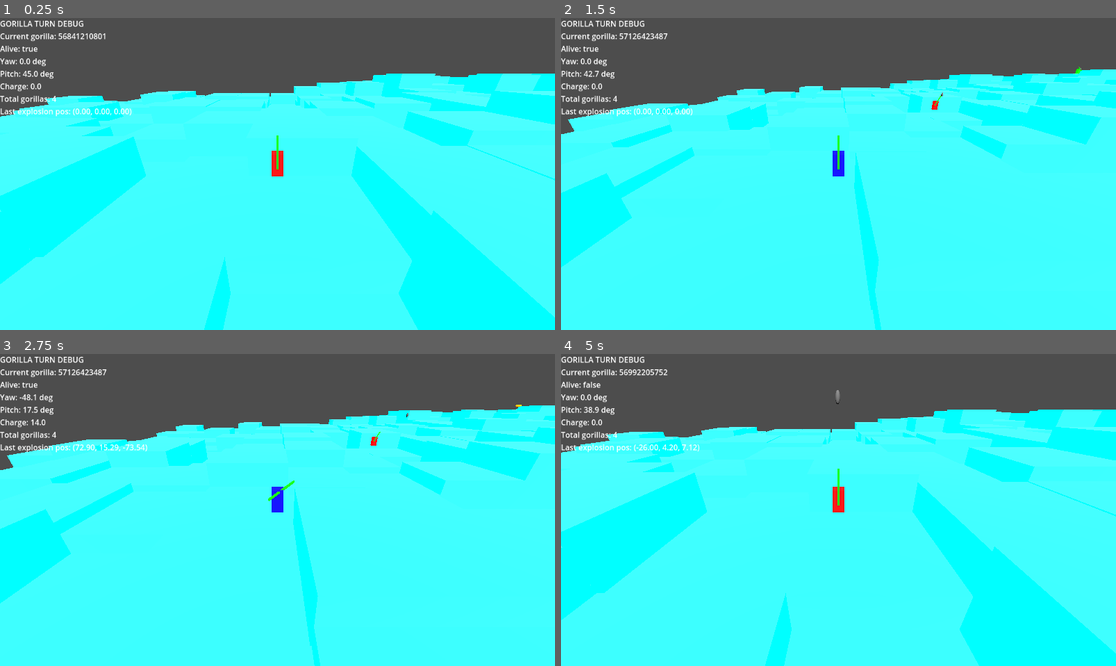
Above: before the commit, frames 1-4 (two rows, left to right).
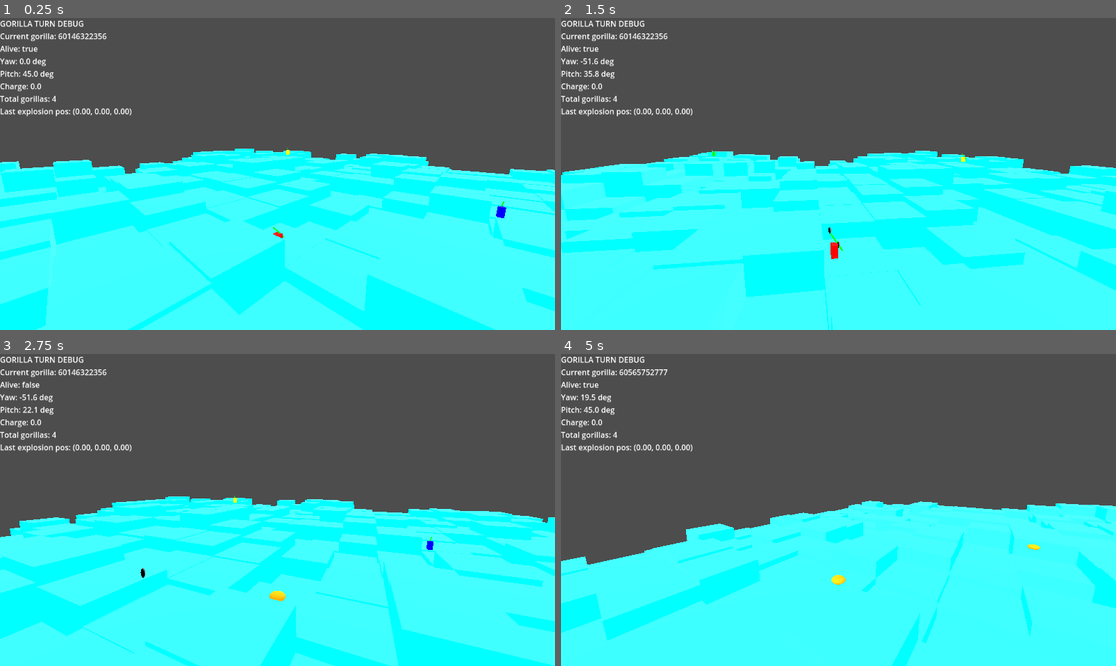
Above: after the commit, the same moments.

Repository: jkartje/gorilla
Game: Godot game, scene res://scenes/Main.tscn
The game is run twice, just before and just after one commit, with the same random seed, the same clock (stepped at 60 frames per second) and the same inputs.
Inputs (mouse positions are in pixels of both pictures, inside the frame that each line leads up to):
- Up to frame 1 (0.25 s): no input
- Up to frame 2 (1.5 s): tap Enter at 0.5 s; move the mouse to (960, 158) at 0.52 s; hold Right (ui_right) 0.53-1.28 s; hold Space (accept) 0.53-1.28 s; move the mouse to (727, 189) at 1.27 s; hold Down (ui_down) from 1.28 s (still down); tap Space (accept) at 1.35 s
- Up to frame 3 (2.75 s): move the mouse to (333, 441) at 2.02 s; release Down (ui_down) at 2.03 s; hold Right (ui_right) from 2.03 s (still down); hold Space (accept) from 2.03 s (still down)
- Up to frame 4 (5 s): move the mouse to (810, 572) at 2.77 s; release Right (ui_right) at 2.78 s; release Space (accept) at 2.78 s; hold Up (ui_up) 2.78-3.53 s; tap Space (accept) at 2.85, 4.35 s; move the mouse to (1005, 556) at 3.52 s; hold Space (accept) 3.53-4.28 s; hold Left (ui_left) from 3.53 s (still down); move the mouse to (672, 463) at 4.27 s

The runs differ from the first frame. In frame 1, 47% of the frame differs, in the area x 0-100%, y 4-100%; in frame 2, 40%; in frame 3, 45%; in frame 4, 46%.

Commit message:
camera fixed, explosions are back, dead guys get no turns

Diff:
--- a/scenes/DebugExplosion.tscn
+++ b/scenes/DebugExplosion.tscn
@@ -19,7 +19,7 @@
 mesh = SubResource("SphereMesh_brjts")
 
 [node name="LifeTimer" type="Timer" parent="."]
-wait_time = 0.4
+wait_time = 1.2
 one_shot = true
 autostart = true
 
--- a/scenes/Main.tscn
+++ b/scenes/Main.tscn
@@ -1,10 +1,12 @@
-[gd_scene load_steps=8 format=3 uid="uid://n3i6oo04ghb2"]
+[gd_scene load_steps=10 format=3 uid="uid://n3i6oo04ghb2"]
 
 [ext_resource type="Script" uid="uid://bfkmh6qyyadcx" path="res://scripts/input_controller.gd" id="1_elqb8"]
+[ext_resource type="Script" uid="uid://dw42qtetjadqn" path="res://scripts/main_root.gd" id="1_nxtc6"]
 [ext_resource type="Script" uid="uid://dqk6df0edxwk" path="res://scripts/terrain_generator.gd" id="1_rarhs"]
 [ext_resource type="PackedScene" uid="uid://456b0ktms2yp" path="res://scenes/HUD.tscn" id="2_rarhs"]
 [ext_resource type="Script" uid="uid://bta71u3el3c7b" path="res://scripts/game_state.gd" id="4_rarhs"]
 [ext_resource type="Script" uid="uid://krus1bafq5ip" path="res://scripts/turn_manager.gd" id="5_vcsgt"]
+[ext_resource type="Script" uid="uid://cg7mmkdga4wce" path="res://scripts/camera_rig.gd" id="6_c01mt"]
 
 [sub_resource type="PlaneMesh" id="PlaneMesh_qnwvq"]
 size = Vector2(200, 200)
@@ -13,6 +15,7 @@
 size = Vector3(200, 1, 200)
 
 [node name="Main" type="Node3D"]
+script = ExtResource("1_nxtc6")
 
 [node name="Ground" type="MeshInstance3D" parent="."]
 mesh = SubResource("PlaneMesh_qnwvq")
@@ -37,8 +40,11 @@
 [node name="InputController" type="Node" parent="."]
 script = ExtResource("1_elqb8")
 
-[node name="MainCamera" type="Camera3D" parent="."]
-transform = Transform3D(1, 0, 0, 0, 0.965926, 0.258819, 0, -0.258819, 0.965926, 0, 15, 15)
-
 [node name="TurnManager" type="Node" parent="."]
 script = ExtResource("5_vcsgt")
+
+[node name="CameraRig" type="Node3D" parent="."]
+script = ExtResource("6_c01mt")
+
+[node name="MainCamera" type="Camera3D" parent="CameraRig"]
+transform = Transform3D(1, 0, 0, 0, 0.965926, 0.258819, 0, -0.258819, 0.965926, 0, 15, 15)
--- a/scripts/banana_projectile.gd
+++ b/scripts/banana_projectile.gd
@@ -1,7 +1,10 @@
 extends RigidBody3D
 
-var exploded: bool = false
-const EXPLOSION_SCENE := preload("res://scenes/DebugExplosion.tscn")
+signal resolved(position: Vector3)
+
+const EXPLOSION_SCENE: PackedScene = preload("res://scenes/DebugExplosion.tscn")
+
+var resolved_flag: bool = false
 
 func _ready() -> void:
 	contact_monitor = true
@@ -12,21 +15,26 @@
 	linear_velocity = velocity
 
 func _physics_process(_delta: float) -> void:
-	# Safety: if we fall way out of the world, clean up
-	if global_transform.origin.y < -50.0:
-		queue_free()
+	# If we fall too far, treat as out-of-bounds resolution
+	if not resolved_flag and global_transform.origin.y < -50.0:
+		_resolve(false)
 
-func _on_body_entered(body: Node) -> void:
+func _on_body_entered(_body: Node) -> void:
+	# Impact with anything → explode and resolve
 	explode()
 
 func explode() -> void:
-	if exploded:
+	if resolved_flag:
 		return
-	exploded = true
 
-	# Spawn visible debug explosion at impact point
-	_spawn_debug_explosion()
+	# Spawn a visible explosion at the impact point, slightly above surface
+	var explosion := EXPLOSION_SCENE.instantiate()
+	get_tree().current_scene.add_child(explosion)
+	var pos: Vector3 = global_transform.origin
+	pos.y += 0.5
+	explosion.global_transform.origin = pos
 
+	# Deal damage in a radius
 	var radius: float = 3.0
 
 	var shape := SphereShape3D.new()
@@ -45,14 +53,12 @@
 		if collider and collider.has_method("apply_damage"):
 			collider.apply_damage(1)
 
+	_resolve(true)
+
+func _resolve(_from_explosion: bool) -> void:
+	if resolved_flag:
+		return
+	resolved_flag = true
+
+	emit_signal("resolved", global_transform.origin)
 	queue_free()
-
-func _spawn_debug_explosion() -> void:
-	var explosion = EXPLOSION_SCENE.instantiate()
-	get_tree().current_scene.add_child(explosion)
-	explosion.global_transform.origin = global_transform.origin
-
-	# Report to HUD via GameState
-	var game_state = get_tree().current_scene.get_node("GameState")
-	if game_state:
-		game_state.report_explosion(global_transform.origin)
--- /dev/null
+++ b/scripts/camera_rig.gd
@@ -0,0 +1,112 @@
+extends Node3D
+class_name CameraRig
+
+@onready var camera: Camera3D = $MainCamera
+
+enum FollowMode { ACTOR, PROJECTILE, FREE }
+
+var mode: int = FollowMode.ACTOR
+var actor: Node3D = null
+var projectile: Node3D = null
+var free_center: Vector3 = Vector3.ZERO
+
+# Camera orbit parameters
+var yaw: float = 0.0
+var pitch: float = deg_to_rad(30.0)   # slightly above horizon
+var distance: float = 12.0            # third-person-ish distance
+
+const MIN_PITCH: float = deg_to_rad(10.0)   # no flat / under-level views
+const MAX_PITCH: float = deg_to_rad(70.0)   # no straight-down
+const MOUSE_SENS: float = 0.003
+const MIN_CAMERA_Y: float = 0.5             # never below ground plane
+const ABOVE_CENTER_Y: float = 2.5           # always this much above actor/explosion center
+
+func _ready() -> void:
+	# Capture mouse so we can rotate endlessly without edge issues
+	Input.set_mouse_mode(Input.MOUSE_MODE_CAPTURED)
+
+func set_target(new_target: Node3D) -> void:
+	actor = new_target
+	if actor == null:
+		return
+
+	mode = FollowMode.ACTOR
+
+	# Start by looking from this actor toward level center (0,0,0)
+	var level_center: Vector3 = Vector3.ZERO
+	var to_center: Vector3 = level_center - actor.global_transform.origin
+
+	yaw = atan2(to_center.x, to_center.z)
+	pitch = deg_to_rad(30.0)
+
+	_update_transform()
+
+func follow_projectile(p: Node3D) -> void:
+	projectile = p
+	mode = FollowMode.PROJECTILE
+
+func focus_actor_mode() -> void:
+	mode = FollowMode.ACTOR
+	projectile = null
+	_update_transform()
+
+func focus_point(point: Vector3) -> void:
+	# Freeze camera orbit around a specific world point (explosion)
+	free_center = point
+	mode = FollowMode.FREE
+	_update_transform()
+
+func _unhandled_input(event: InputEvent) -> void:
+	# Only react to mouse if we have something to follow or a free center
+	if actor == null and projectile == null and mode != FollowMode.FREE:
+		return
+
+	if event is InputEventMouseMotion:
+		var m := event as InputEventMouseMotion
+		# Horizontal orbit
+		yaw -= m.relative.x * MOUSE_SENS
+		# Vertical orbit, clamped so we don't go below level or overhead
+		pitch = clamp(pitch - m.relative.y * MOUSE_SENS, MIN_PITCH, MAX_PITCH)
+
+func _process(_delta: float) -> void:
+	_update_transform()
+
+func _update_transform() -> void:
+	var center: Vector3
+
+	match mode:
+		FollowMode.PROJECTILE:
+			if projectile != null:
+				center = projectile.global_transform.origin
+			elif actor != null:
+				center = actor.global_transform.origin
+			else:
+				return
+		FollowMode.FREE:
+			center = free_center
+		FollowMode.ACTOR:
+			if actor == null:
+				return
+			center = actor.global_transform.origin
+
+	# Always look a bit above the center (head/explosion height)
+	center.y += ABOVE_CENTER_Y
+
+	# Spherical coordinates → direction vector
+	var dir := Vector3(
+		cos(pitch) * sin(yaw),
+		sin(pitch),
+		cos(pitch) * cos(yaw)
+	).normalized()
+
+	# Place camera behind the direction vector at 'distance'
+	var new_pos: Vector3 = center - dir * distance
+
+	# Do not let camera go below ground or too far below the look center
+	if new_pos.y < MIN_CAMERA_Y:
+		new_pos.y = MIN_CAMERA_Y
+	if new_pos.y < center.y - 1.0:
+		new_pos.y = center.y - 1.0
+
+	global_transform.origin = new_pos
+	look_at(center, Vector3.UP)
--- a/scripts/input_controller.gd
+++ b/scripts/input_controller.gd
@@ -2,7 +2,7 @@
 
 @onready var turn_manager: TurnManager = $"../TurnManager"
 @onready var hud: Node = $"../HUD"
-@onready var camera: Camera3D = $"../MainCamera"
+@onready var camera_rig: CameraRig = $"../CameraRig"
 
 var charge: float = 0.0
 var max_charge: float = 25.0
@@ -35,9 +35,8 @@
 	elif Input.is_action_just_released("accept"):
 		_fire_banana(gorilla)
 		charge = 0.0
-		turn_manager.end_turn()  # 🔁 advance to next gorilla
+		# Turn will end when projectile resolves
 
-	_update_camera(gorilla)
 	_update_hud(gorilla)
 
 func _fire_banana(gorilla: Gorilla) -> void:
@@ -53,12 +52,11 @@
 
 	p.launch(origin, dir * charge)
 
-func _update_camera(gorilla: Gorilla) -> void:
-	# Simple follow: position camera behind and above the active gorilla
-	var target: Vector3 = gorilla.global_transform.origin
-	var offset: Vector3 = Vector3(0, 8, 16)
-	camera.global_transform.origin = target + offset
-	camera.look_at(target, Vector3.UP)
+	# Camera follows the projectile
+	camera_rig.follow_projectile(p)
+
+	# When projectile resolves, we end the turn and go back to actor mode
+	p.resolved.connect(_on_projectile_resolved)
 
 func _update_hud(gorilla: Gorilla) -> void:
 	var text := "GORILLA TURN DEBUG\n"
@@ -83,3 +81,12 @@
 		text += "Last explosion pos: (%.2f, %.2f, %.2f)\n" % [last_pos.x, last_pos.y, last_pos.z]
 
 	hud.call("update_debug", text)
+
+func _on_projectile_resolved(pos: Vector3) -> void:
+	# Focus on explosion point for an extra second
+	camera_rig.focus_point(pos)
+
+	await get_tree().create_timer(1.0).timeout
+
+	camera_rig.focus_actor_mode()
+	turn_manager.end_turn()
--- /dev/null
+++ b/scripts/main_root.gd
@@ -0,0 +1,10 @@
+extends Node3D
+
+@onready var turn_manager: TurnManager = $TurnManager
+@onready var camera_rig: CameraRig = $CameraRig
+
+func _ready() -> void:
+	turn_manager.turn_started.connect(_on_turn_started)
+
+func _on_turn_started(g: Gorilla) -> void:
+	camera_rig.set_target(g)
--- a/scripts/turn_manager.gd
+++ b/scripts/turn_manager.gd
@@ -4,12 +4,11 @@
 signal turn_started(gorilla: Gorilla)
 signal turn_ended(gorilla: Gorilla)
 
-var gorillas: Array = []          # will contain Gorilla instances
+var gorillas: Array = []          # Gorilla instances
 var current_index: int = -1
 var match_active: bool = false
 
 func start_match(gorilla_list: Array) -> void:
-	# Accept any array, keep only Gorilla instances
 	gorillas.clear()
 	for g in gorilla_list:
 		if g is Gorilla:
@@ -22,7 +21,30 @@
 
 	match_active = true
 	current_index = 0
-	emit_signal("turn_started", gorillas[current_index] as Gorilla)
+	_start_alive_turn()
+
+func _start_alive_turn() -> void:
+	if gorillas.is_empty():
+		match_active = false
+		current_index = -1
+		return
+
+	# Ensure index in range
+	if current_index < 0 or current_index >= gorillas.size():
+		current_index = 0
+
+	var loops: int = 0
+	while loops < gorillas.size():
+		var g: Gorilla = gorillas[current_index] as Gorilla
+		if g.is_alive:
+			emit_signal("turn_started", g)
+			return
+		current_index = (current_index + 1) % gorillas.size()
+		loops += 1
+
+	# If we get here, nobody is alive
+	match_active = false
+	current_index = -1
 
 func end_turn() -> void:
 	if not match_active:
@@ -32,11 +54,11 @@
 		current_index = -1
 		return
 
-	var g := gorillas[current_index] as Gorilla
+	var g: Gorilla = gorillas[current_index] as Gorilla
 	emit_signal("turn_ended", g)
 
 	current_index = (current_index + 1) % gorillas.size()
-	emit_signal("turn_started", gorillas[current_index] as Gorilla)
+	_start_alive_turn()
 
 func current_gorilla() -> Gorilla:
 	if not match_active:
Not shown, added: scripts/camera_rig.gd.uid
Not shown, added: scripts/main_root.gd.uid
